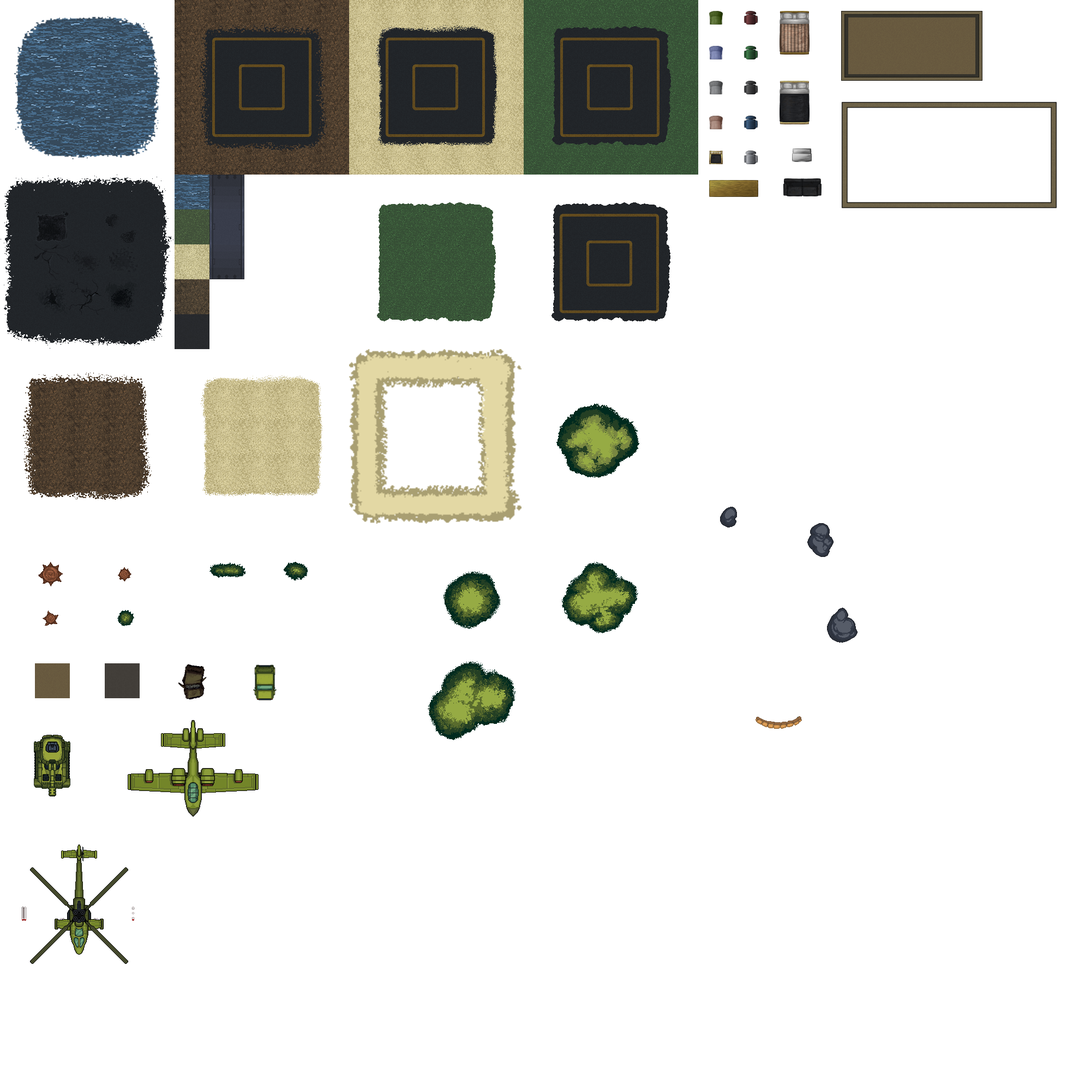
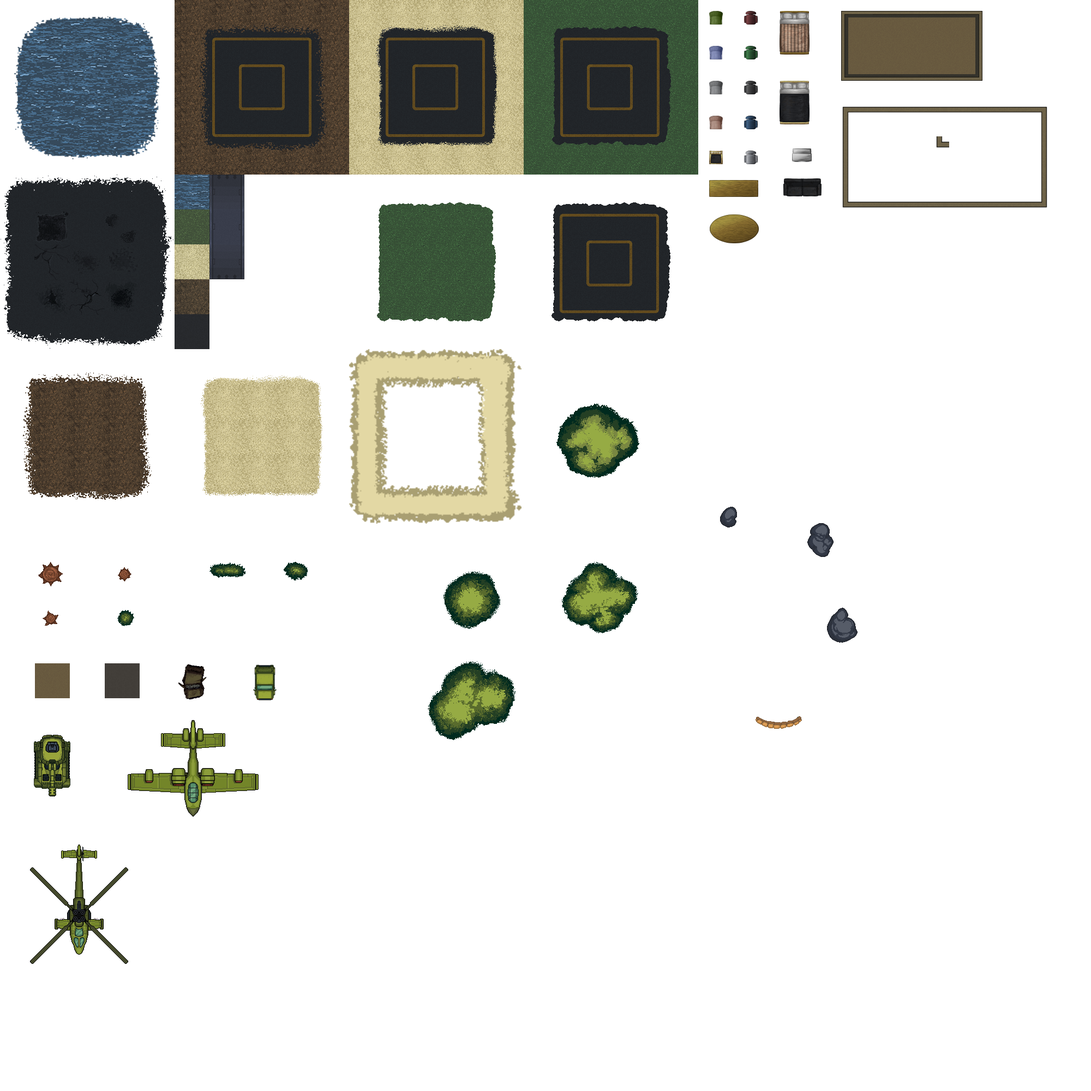
Comparing the layer stacks of the two 1091px x 1091px images. Changes:
removed layer "TDS04_House02.png" over [841, 101, 1058, 209]
removed layer "Helicopter_Source.png" over [21, 907, 135, 922]
renamed "tileset3.png" to "objects_house_0047_Layer-48.png", painted on it over [710, 101, 983, 244]
painted on "tileset.png" over [132, 101, 1049, 922]
